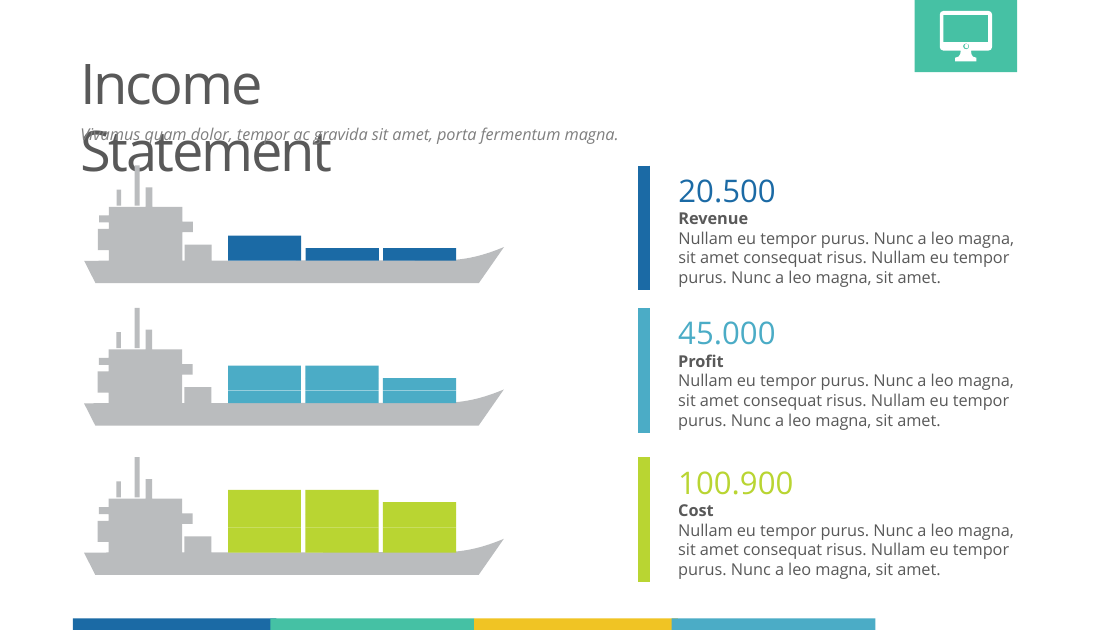
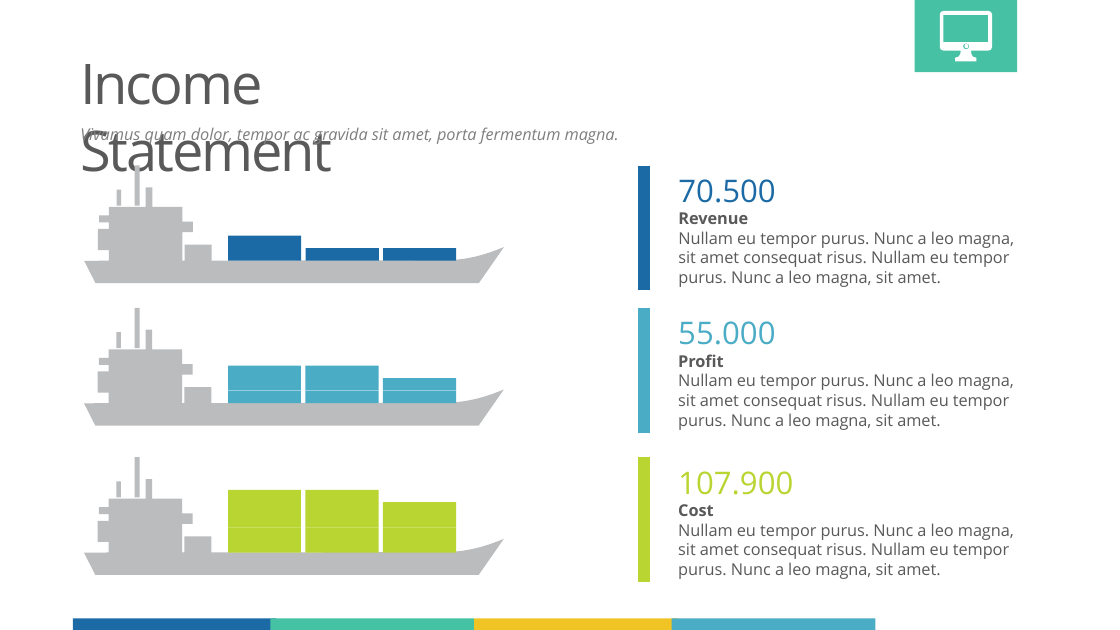
Before and after one commit to Brindley/Test, a slide deck: slide 1 of PowerPoint/Big Idea.pptx. Drawn at 1120x630 pixels with LibreOffice and Linux fonts; fonts in the diff are those of the drawing; background and template pictures are left out. Boxes give left, top, right and bottom in pixels: in the first picture for what was removed or moved away, otherwise in the second. Text is boxed around its words. In the diff, an @@ line names an element or a change of style, - is before the commit and + after.

```diff
--- a/PowerPoint/Big Idea.pptx
+++ b/PowerPoint/Big Idea.pptx
@@ text at [678,179,775,203]: text changed @@
-20.500
+70.500
@@ text at [678,321,775,345]: text changed @@
-45.000
+55.000
@@ text at [678,471,793,495]: text changed @@
-100.900
+107.900
```
Also in this commit, not shown: 1 other slide changed.
